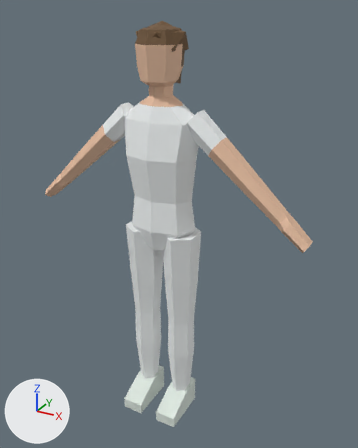
Two versions of the FBX model Assets/Character/Nurse_Female_White/Nurse_Female_White.fbx, one commit apart.
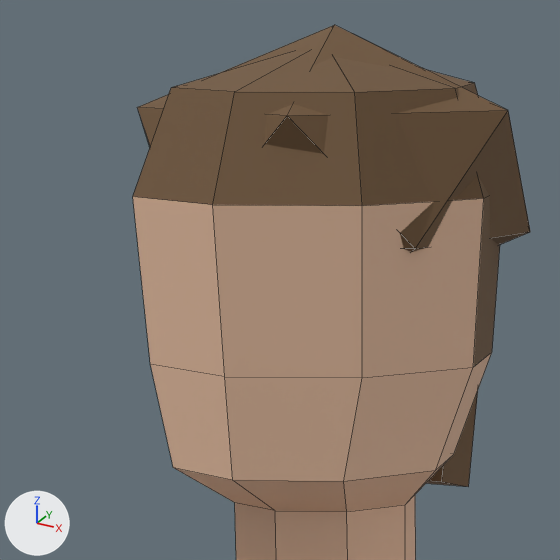
Each version appears first whole from a 50 mm camera at (0.952, -1.595, 1.713) aimed at (0.048, 0.048, 0.892), and next in a close-up on the part from 33% to 54% of the width and 4% to 21% of the height. Lighting does not change. The marker at lower left points along +X, +Y and +Z. The first two pictures are the older version. The close-ups show mesh edges as thin lines.

Names of what the first close-up shows: 'Nurse_Female_White'.
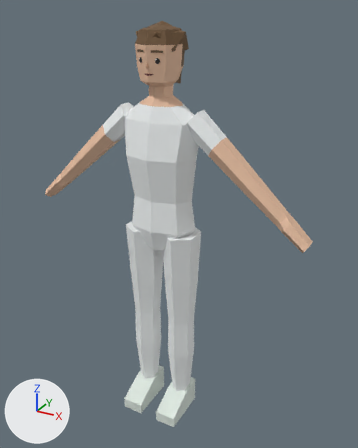
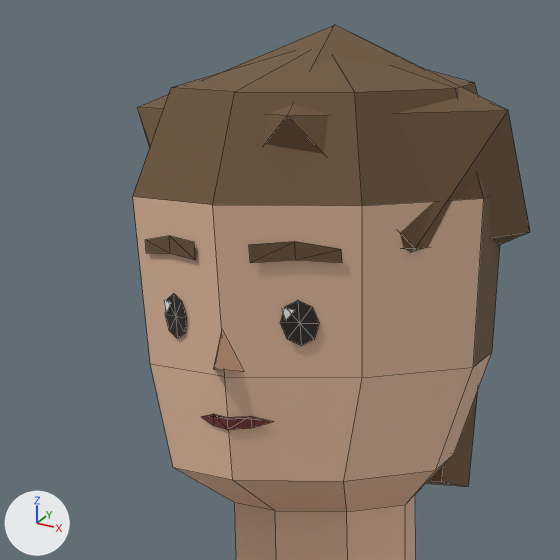
Boxes [x1, y1, x2, y2] around the edits, measured in the close-ups (560 x 560 px):
part 1 of me_nurse_female_white, added: after [145, 236, 342, 430]

The change in detail:
Picture 'FacePalette.png' (img_facepalette_png) is new.
Material 'Nurse_Female_White_Face' (mat_nurse_female_white_face) is new.
Its texture is img_facepalette_png.
Its roughness is 0.55.
me_nurse_female_white is used by ob_nurse_female_white; location (0.0, 0.0, 0.0).
me_nurse_female_white had 281 vertices, 274 faces and spanned x -0.6..0.6, y -0.15..0.14, z 0.0..1.67.
me_nurse_female_white now has 361 vertices, 335 faces and spans x -0.6..0.6, y -0.15..0.14, z 0.0..1.67.
Part 1, on me_nurse_female_white:
80 vertices are added at x -0.05..0.05, y -0.1..-0.07, z 1.49..1.58.
53 new faces join them, mat_nurse_female_white_face (picture img_facepalette_png).
8 new faces join them, mat_nurse_female_white_hair (brown #6f5538).
me_nurse_female_white gains material mat_nurse_female_white_face (picture img_facepalette_png).
